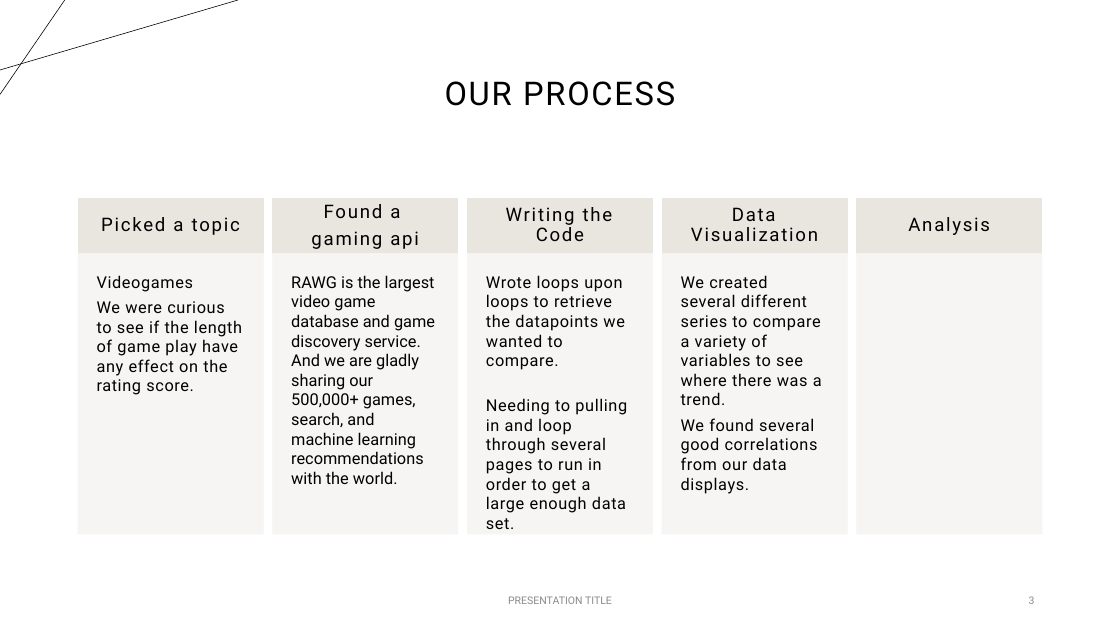
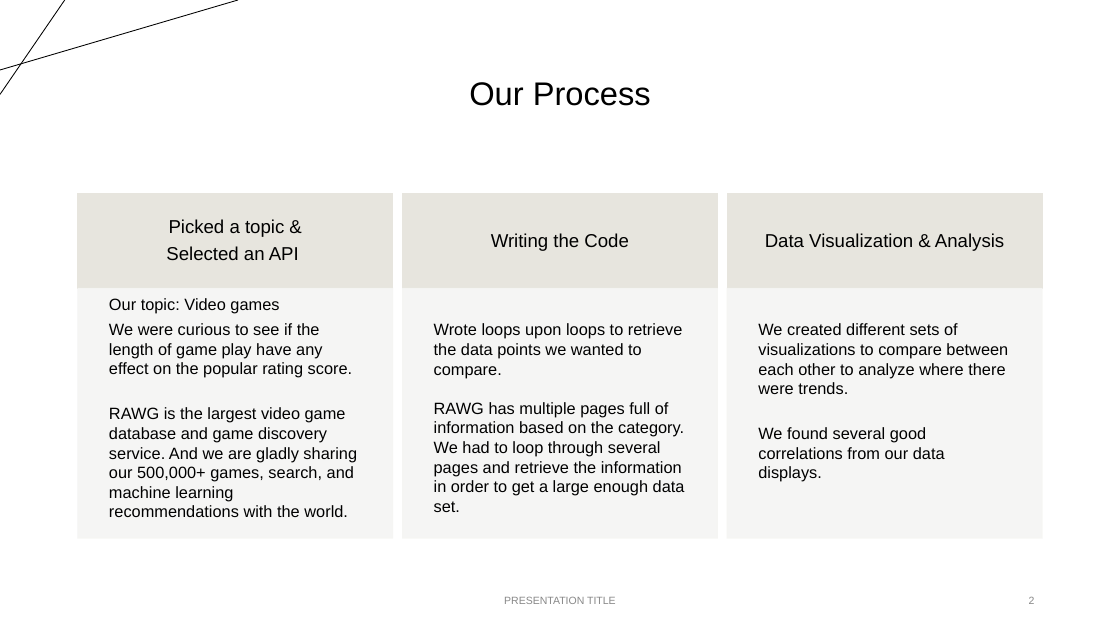
Before and after one commit to candidamg/Project_1, a slide deck: slide 2 of Presentation.pptx (slide 3 before the commit). Drawn at 1120x630 pixels with LibreOffice and Linux fonts; fonts in the diff are those of the drawing. Boxes give left, top, right and bottom in pixels: in the first picture for what was removed or moved away, otherwise in the second. Text is boxed around its words. In the diff, an @@ line names an element or a change of style, - is before the commit and + after.

Commit message:
presentation final

```diff
--- a/Presentation.pptx
+++ b/Presentation.pptx
@@ line (0, 70) - (238, 0): stroke #000000 0.5 pt to #000000 0.75 pt @@
@@ line (65, 0) - (0, 94): stroke #000000 0.5 pt to #000000 0.75 pt @@
@@ title at <box>469,82,651,106</box>: text changed; font Roboto to Arial @@
-OUR PROCESS
+Our Process
@@ rectangle added at <box>78,194,393,288</box>, fill #E7E5DE, outline #E7E5DE 1 pt @@
@@ text "Writing the Code": place and size @@
-text "Writing the Code" at <box>506,207,613,241</box>
+text "Writing the Code" at <box>491,233,629,251</box>
@@ text "Writing the Code" at <box>491,233,629,251</box>: font Roboto to Arial, letter spacing 1.5 to 0 pt; less space between paragraphs @@
@@ rectangle: place and size @@
-rectangle at <box>468,198,653,254</box>
+rectangle at <box>402,194,718,288</box>
@@ rectangle at <box>402,194,718,288</box>: fill #E9E6DF to #E7E5DE; outline #E9E6DF 1 pt to #E7E5DE 1 pt @@
@@ rectangle added at <box>728,194,1043,288</box>, fill #E7E5DE, outline #E7E5DE 1 pt @@
@@ text at <box>166,219,299,260</box>: text changed; font Roboto to Arial @@
-Picked a topic
+Picked a topic &
+Selected an API
@@ text at <box>765,233,1004,251</box>: text changed; font Roboto to Arial @@
-Data Visualization
+Data Visualization & Analysis
@@ group removed at <box>78,198,1042,534</box>: 6 rectangles, 3 texts @@
-Videogames
-We were curious to see if the length of game play have any effect on the rating score.
-Found a
-gaming api
-Analysis
@@ text "Our topic: Video games": place and size @@
-text "Our topic: Video games" at <box>291,275,435,484</box>
+text "Our topic: Video games" at <box>109,323,357,517</box>
@@ fill #F7F5F3 at 90% opacity to #F5F5F3 at 90% opacity; outline #F7F5F3 1 pt to #F5F5F3 1 pt in 3 elements at <box>402,288,718,538</box>, <box>728,288,1043,538</box>, <box>78,288,393,538</box> @@
@@ rectangle: place and size @@
-rectangle at <box>78,254,263,534</box>
+rectangle at <box>78,288,393,538</box>
@@ rectangle: place and size @@
-rectangle at <box>468,254,653,534</box>
+rectangle at <box>402,288,718,538</box>
@@ text "We created different sets of ...": place and size @@
-text "We created different sets of ..." at <box>681,275,822,494</box>
+text "We created different sets of ..." at <box>758,323,1008,482</box>
@@ rectangle: place and size @@
-rectangle at <box>857,254,1042,534</box>
+rectangle at <box>728,288,1043,538</box>
@@ text at <box>109,323,353,378</box>: paragraphs added @@
+Our topic: Video games
+We were curious to see if the length of game play have any effect on the popular rating score.
@@ text at <box>434,323,685,512</box>: text changed; font Roboto to Arial @@
-Wrote loops upon loops to retrieve the datapoints we wanted to compare.
-Needing to pulling in and loop through several pages to run in order to get a large enough data set.
+Wrote loops upon loops to retrieve the data points we wanted to compare.
+RAWG has multiple pages full of information based on the category. We had to loop through several pages and retrieve the information in order to get a large enough data set.
@@ text at <box>758,323,1008,394</box>: text changed; font Roboto to Arial @@
-We created several different series to compare a variety of variables to see where there was a trend.
+We created different sets of visualizations to compare between each other to analyze where there were trends.
@@ text at <box>109,407,357,517</box>: font Roboto to Arial in "RAWG is the largest video game database ..." @@
@@ text at <box>758,427,945,482</box>: font Roboto to Arial, letter spacing 0.5 to 0 pt in "We found several good correlations from our ..." @@
@@ text "PRESENTATION TITLE" at <box>504,597,616,604</box>: font Roboto to Arial, text colour #8C8C8C to #888888 @@
```
Also in this commit, not shown: 1 other slide changed, 15 slides added, 11 slides removed.
